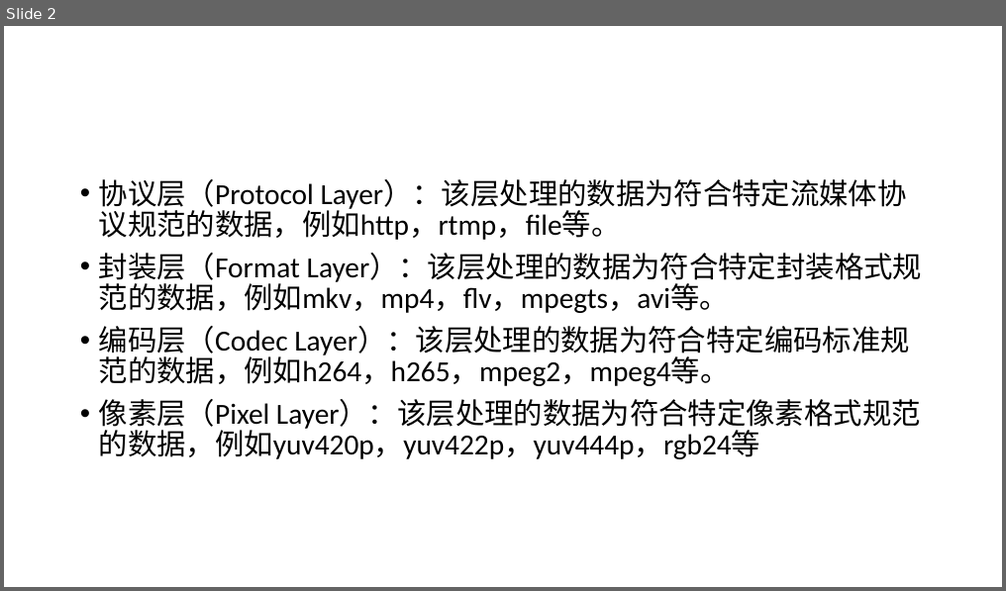
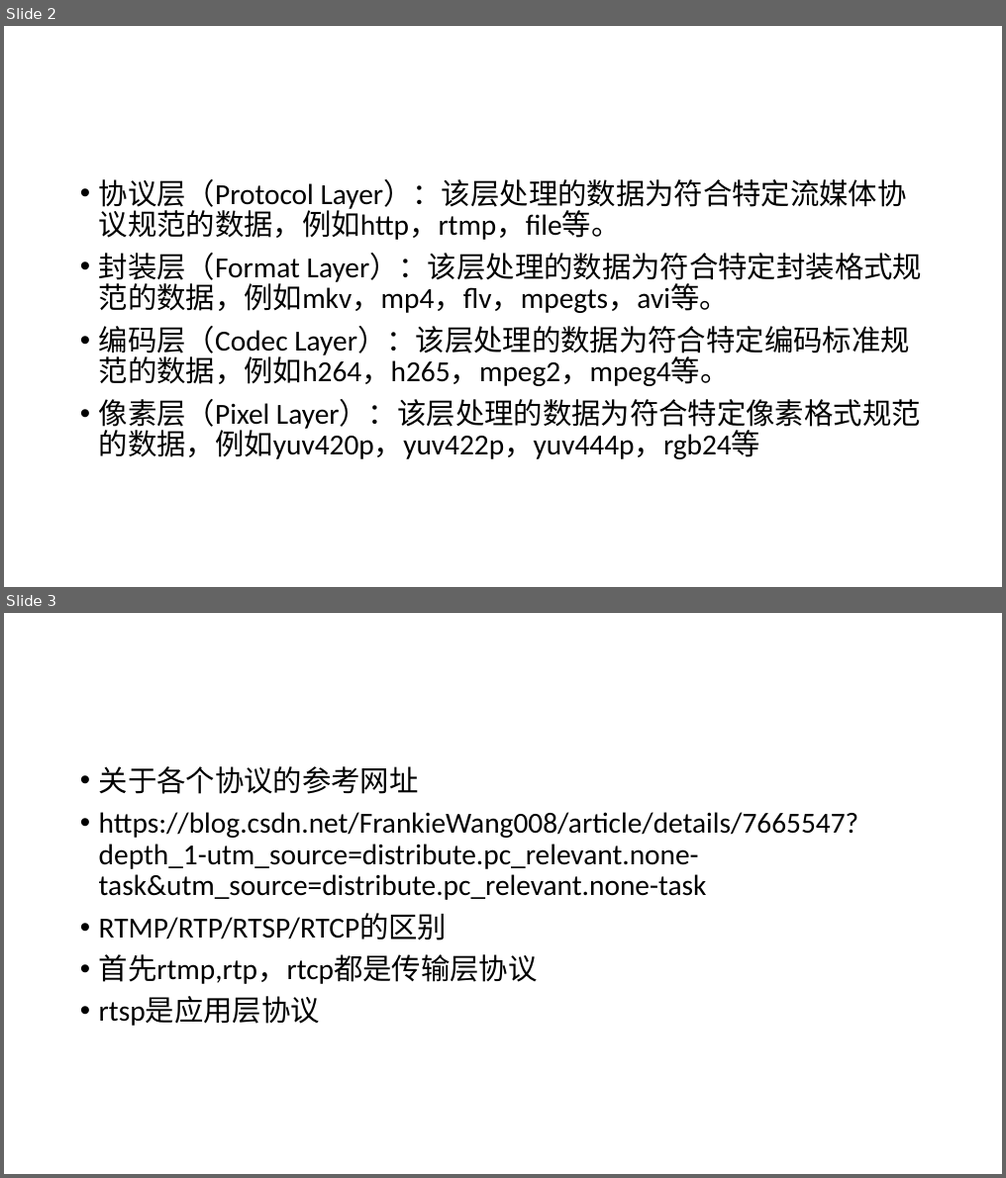
Before and after one commit to quintetoy/video-encode-decode, a slide deck: 文档/综述.pptx. Shown one above the other, each under a label of ours: slide 2 before the commit, slides 2 and 3 after it. The pictures are 1006x591 and 1006x1178 pixels, drawn with LibreOffice and Linux fonts; fonts in the diff are those of the drawing. Boxes give left, top, right and bottom in pixels: in the first picture for what was removed or moved away, otherwise in the second. Text is boxed around its words. In the diff, an @@ line names an element or a change of style, - is before the commit and + after.

```diff
--- a/文档/综述.pptx
+++ b/文档/综述.pptx
@@ slide 3 added at (4,613,1002,1174), background #FFFFFF @@
@@ text added at (99,766,859,1026), 28 pt, text #000000 @@
+• 关于各个协议的参考网址
+• https://blog.csdn.net/FrankieWang008/article/details/7665547?depth_1-utm_source=distribute.pc_relevant.none-task&utm_source=distribute.pc_relevant.none-task
+• RTMP/RTP/RTSP/RTCP的区别
+• 首先rtmp,rtp，rtcp都是传输层协议
+• rtsp是应用层协议
```
Also in this commit, not shown: 1 other file.
